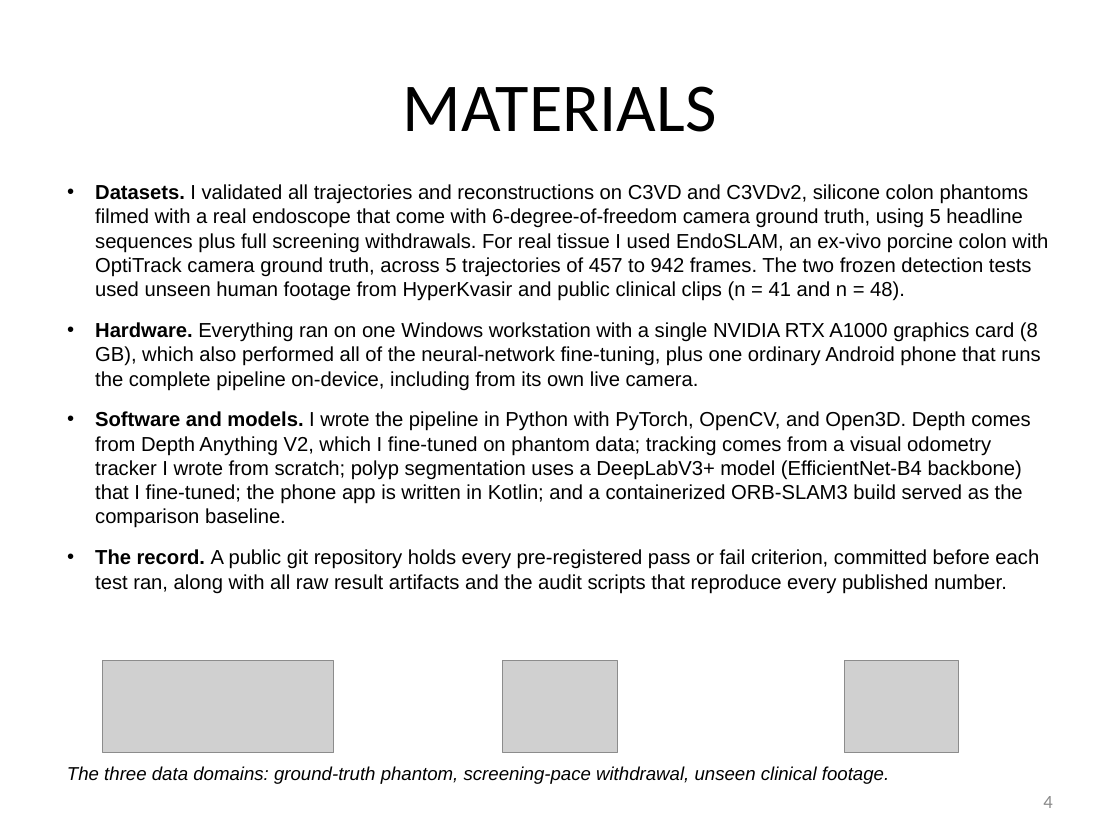
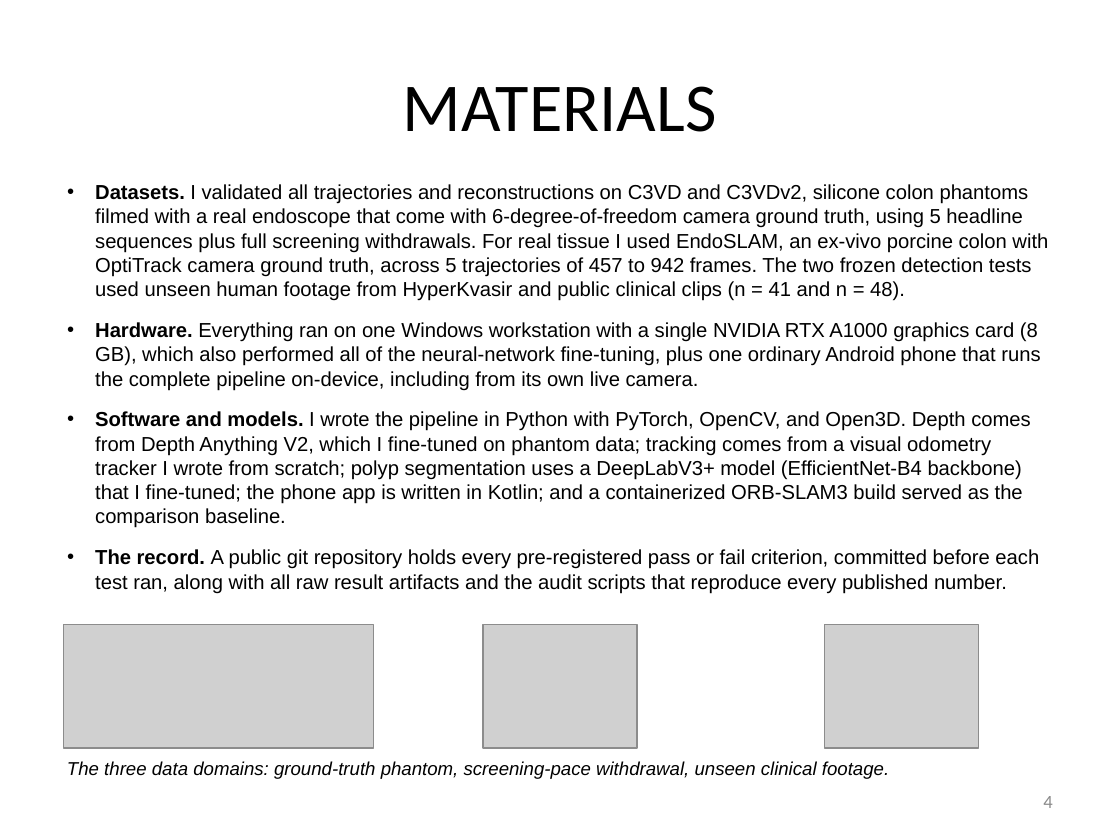
Before and after one commit to bluMoonx/EndoscopicMonocularSLAM, a slide deck: slide 4 of presentation/Argus_GSDSEF_2027_Digital_Presentation.pptx. Drawn at 1120x840 pixels with LibreOffice and Linux fonts; fonts in the diff are those of the drawing; grey boxes stand for pictures. Boxes give left, top, right and bottom in pixels: in the first picture for what was removed or moved away, otherwise in the second. Text is boxed around its words. In the diff, an @@ line names an element or a change of style, - is before the commit and + after.

Commit message:
Deck voice and fill pass: her register, fuller slides, larger figures
The abstract is rewritten to 238 words in the style of her previous
CSEF presentation (project-as-subject, I only for concrete actions)
and now follows the standard context / purpose / methods / results /
significance structure with a closing significance sentence. The
introduction gains a research question and hypothesis paragraph (345
words). Figures grew on slides 1, 2, 4, 5, 8, 9 and 11 to use the
empty space, and the block-diagram caption now explains the cascade
technically. All twelve slides re-rendered and checked; template
validation passes.

```diff
--- a/presentation/Argus_GSDSEF_2027_Digital_Presentation.pptx
+++ b/presentation/Argus_GSDSEF_2027_Digital_Presentation.pptx
@@ picture: place and size @@
-picture at (103,661,334,753)
+picture at (64,625,374,748)
@@ picture: place and size @@
-picture at (503,661,617,753)
+picture at (483,625,637,748)
@@ picture: place and size @@
-picture at (844,661,959,753)
+picture at (824,625,979,748)
@@ text "The three data domains: ground-truth ...": place and size @@
-text "The three data domains: ground-truth ..." at (67,766,889,784)
+text "The three data domains: ground-truth ..." at (67,761,889,779)
```
Also in this commit, not shown: 9 other slides changed, 1 other file.
